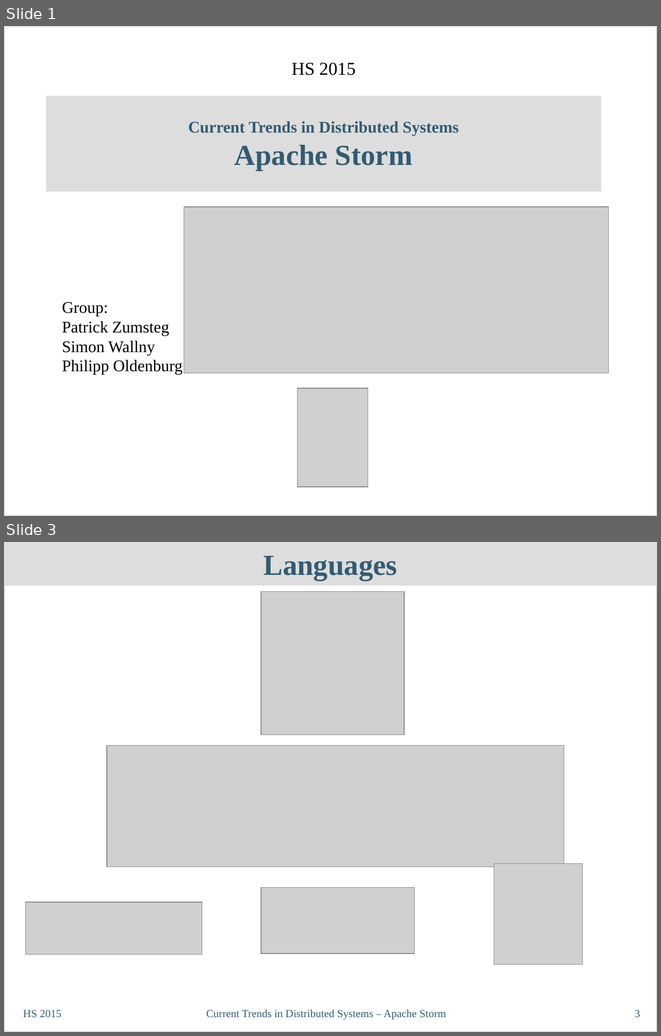
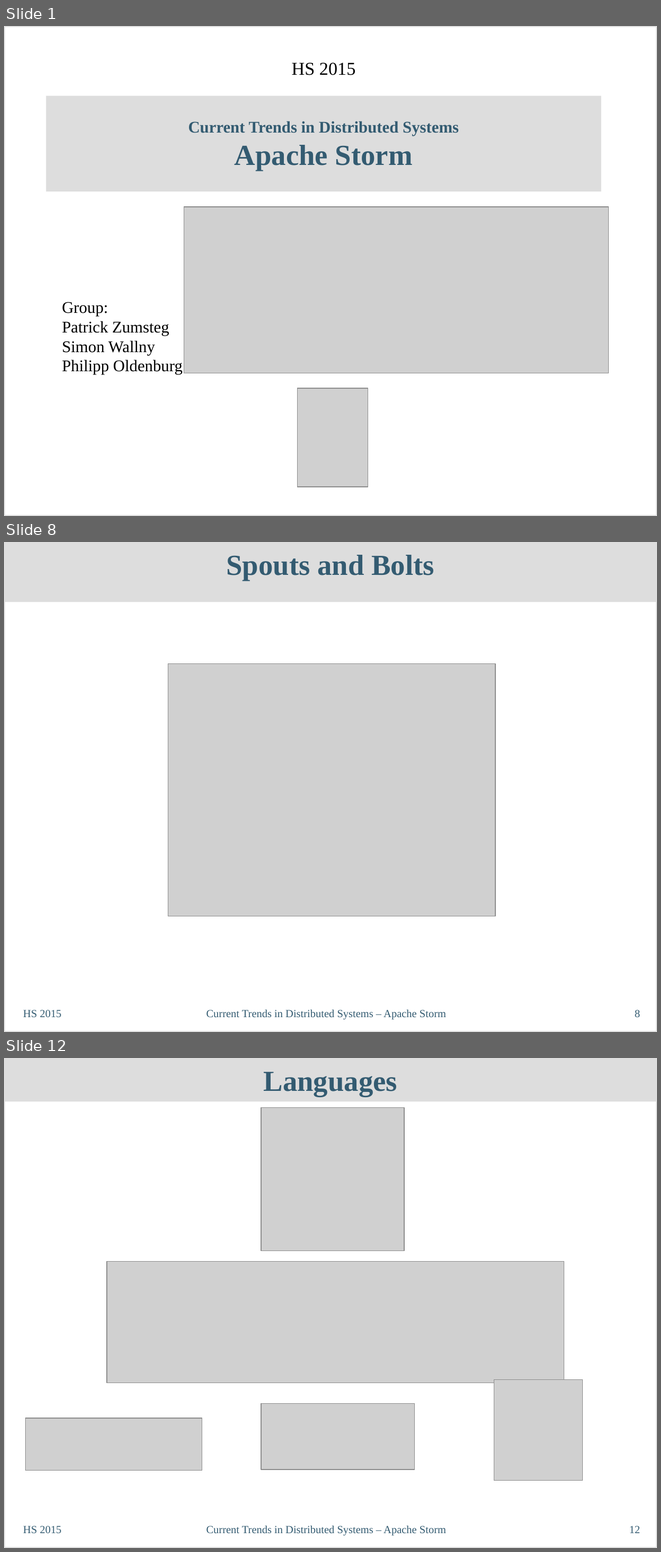
Before and after one commit to philipp-oldenburg/ctds-storm, a slide deck: Storm-Referat/CT-Präsentation - Final.odp. Shown one above the other, each under a label of ours: slides 1 and 3 before the commit, slides 1, 8 and 12 after it; the slides between them are not shown. The pictures are 661x1036 and 661x1552 pixels, drawn with LibreOffice and Linux fonts; fonts in the diff are those of the drawing; grey boxes stand for pictures. Boxes give left, top, right and bottom in pixels: in the first picture for what was removed or moved away, otherwise in the second. Text is boxed around its words. In the diff, an @@ line names an element or a change of style, - is before the commit and + after.

```diff
--- a/Storm-Referat/CT-Präsentation - Final.odp
+++ b/Storm-Referat/CT-Präsentation - Final.odp
@@ slide 8 added at (4, 542, 657, 1032), background #FFFFFF; not listed: 1 template element that a slide beside it also shows @@
@@ title added at (4, 542, 657, 602), fill #DDDDDD, 32 pt, text #335B71, bold @@
+Spouts and Bolts
@@ picture added at (168, 664, 495, 916) @@
@@ text added at (23, 1009, 62, 1017), 12 pt, text #335B71 @@
+HS 2015
@@ text added at (206, 1009, 446, 1020), 12 pt, text #335B71 @@
+Current Trends in Distributed Systems – Apache Storm
@@ page number added at (635, 1009, 640, 1017), 12 pt, text #335B71 @@
+8
@@ what was slide 3 is now slide 12 @@
@@ page number at (629, 1525, 640, 1533): text changed @@
-3
+12
```
Also in this commit, not shown: 2 slides changed, 8 other slides added.
